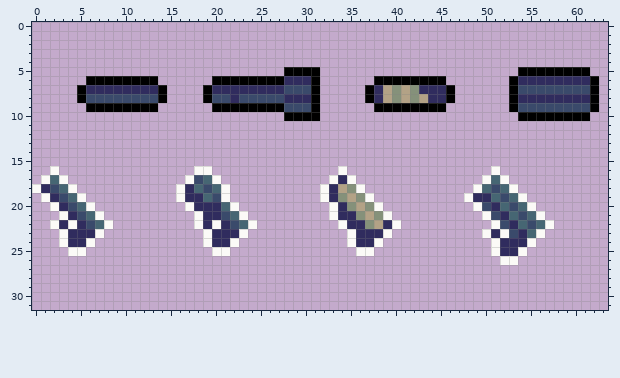
Two states of a pixel-art sprite, assets/sprites/player/guns.png. This is how it looked before the edit.
The file is 64x32 pixels.
And afterwards:
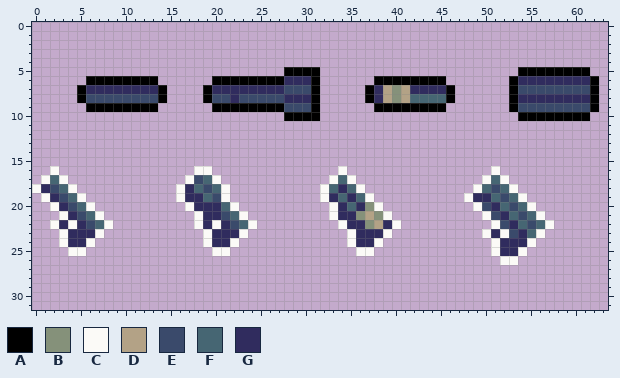
Palette (. is transparent): A #000000  B #85917a  C #fbfaf7  D #b3a286  E #3a4a6b  F #466673  G #302c5e
Change:
@@ x 40..47 @@
  6 AAAAAA..
- 7 BDBGGGA.
- 8 BDBDGGA.
+ 7 BDGGGGA.
+ 8 BDFFFFA.
  9 AAAAAA..
@@ x 31..38 @@
 16 ...C....
-17 ..CGC...
-18 .CGDBC..
-19 .CGBDBC.
-20 ..CGBDBC
+17 ..CFC...
+18 .CFGFC..
+19 .CGFGFC.
+20 ..CGFGBC
 21 ..CGGBDB
Changed places in both pictures, as pixel boxes (x1, y1, x2, y2):
changed: (410, 85, 446, 103)
changed: (329, 175, 365, 211)
